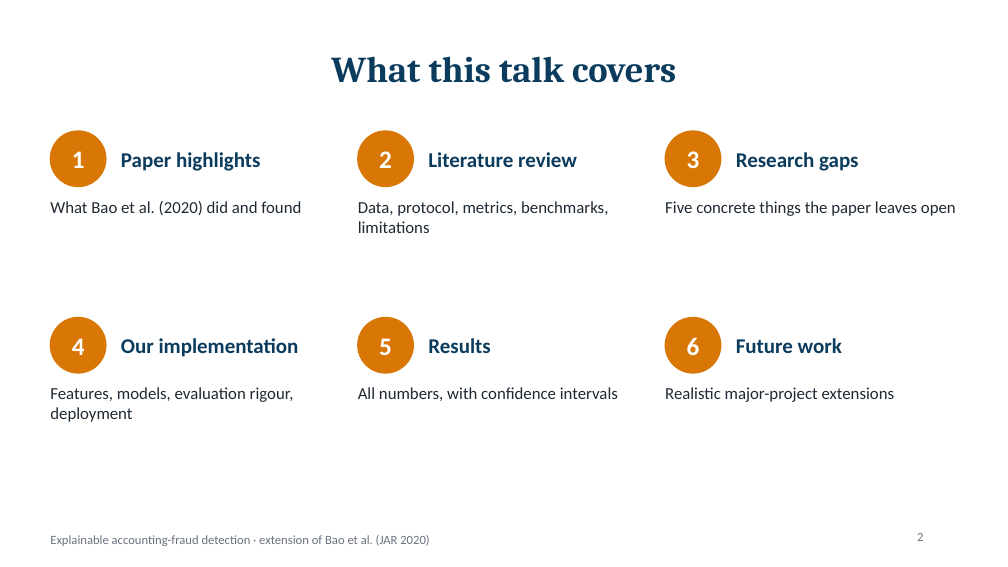
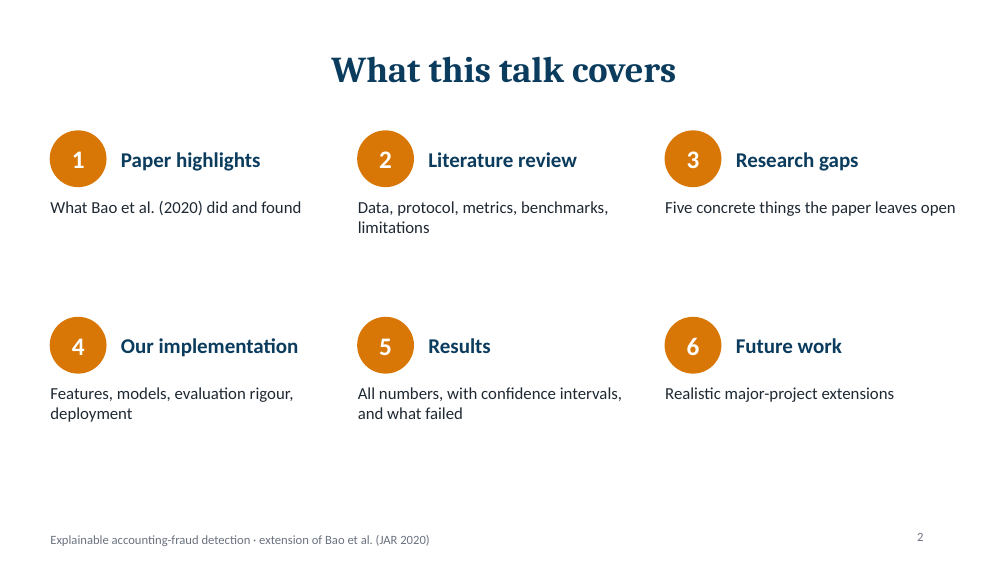
Before and after one commit to dhruv-37/Final-Year-Project-Minor, a slide deck: slide 2 of presentation/Fraud_Detection_Project.pptx. Drawn at 1008x567 pixels with LibreOffice and Linux fonts; fonts in the diff are those of the drawing. Boxes give left, top, right and bottom in pixels: in the first picture for what was removed or moved away, otherwise in the second. Text is boxed around its words. In the diff, an @@ line names an element or a change of style, - is before the commit and + after.

```diff
--- a/presentation/Fraud_Detection_Project.pptx
+++ b/presentation/Fraud_Detection_Project.pptx
@@ text at (358, 387, 622, 419): text changed @@
-All numbers, with confidence intervals
+All numbers, with confidence intervals, and what failed
```
Also in this commit, not shown: 14 other slides changed, 4 slides added, 2 other files.
